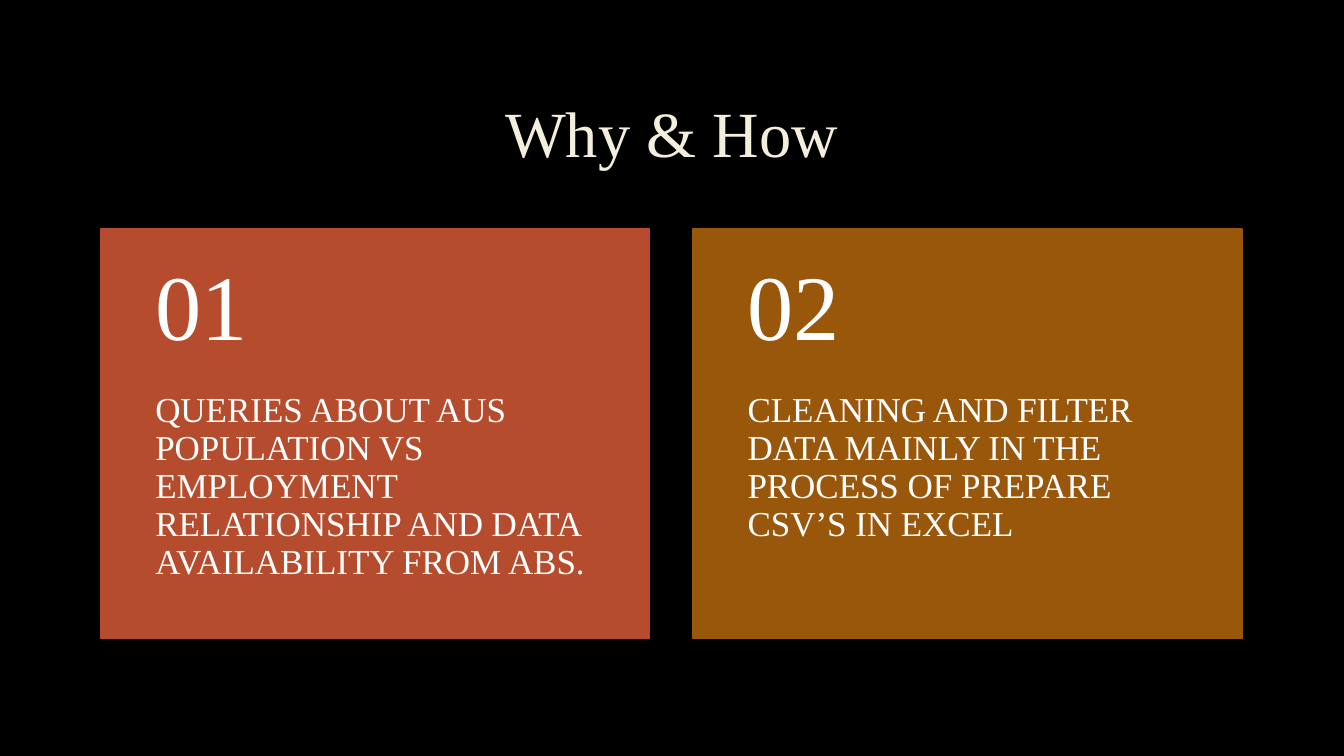
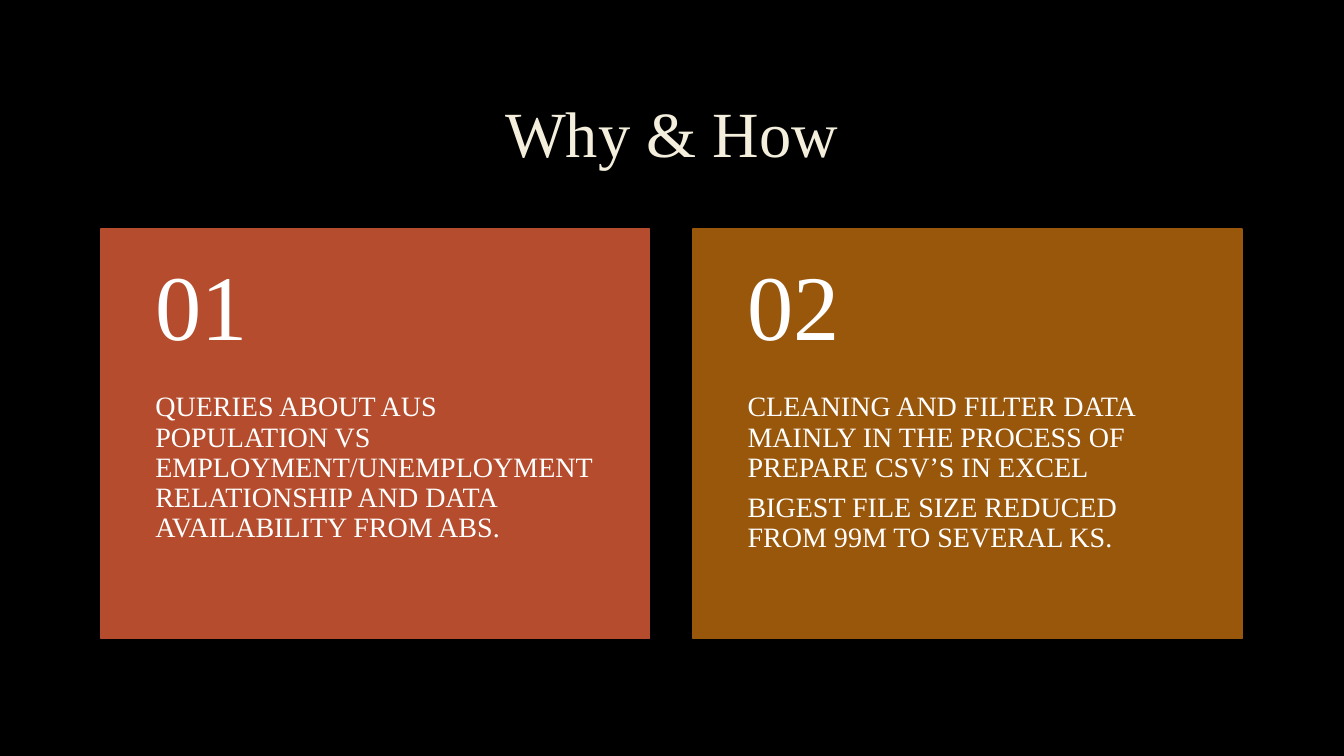
Before and after one commit to tonyzhao668/adventure, a slide deck: slide 2 of Adventure.pptx. Drawn at 1344x756 pixels with LibreOffice and Linux fonts; fonts in the diff are those of the drawing; background and template pictures are left out. Boxes give left, top, right and bottom in pixels: in the first picture for what was removed or moved away, otherwise in the second. Text is boxed around its words. In the diff, an @@ line names an element or a change of style, - is before the commit and + after.

```diff
--- a/Adventure.pptx
+++ b/Adventure.pptx
@@ text at (x1=155, y1=397, x2=592, y2=538): text changed; size 25 to 20 pt @@
-QUERIES ABOUT AUS POPULATION VS EMPLOYMENT RELATIONSHIP AND DATA AVAILABILITY FROM ABS.
+QUERIES ABOUT AUS POPULATION VS EMPLOYMENT/UNEMPLOYMENT RELATIONSHIP AND DATA AVAILABILITY FROM ABS.
@@ text at (x1=748, y1=397, x2=1136, y2=478): size 25 to 20 pt in "CLEANING AND FILTER DATA MAINLY IN THE ..."; less space between paragraphs @@
@@ text at (x1=748, y1=498, x2=1116, y2=548): paragraph added @@
+BIGEST FILE SIZE REDUCED FROM 99M TO SEVERAL KS.
```
Also in this commit, not shown: 3 other slides changed, 9 slides added, 2 other files.
